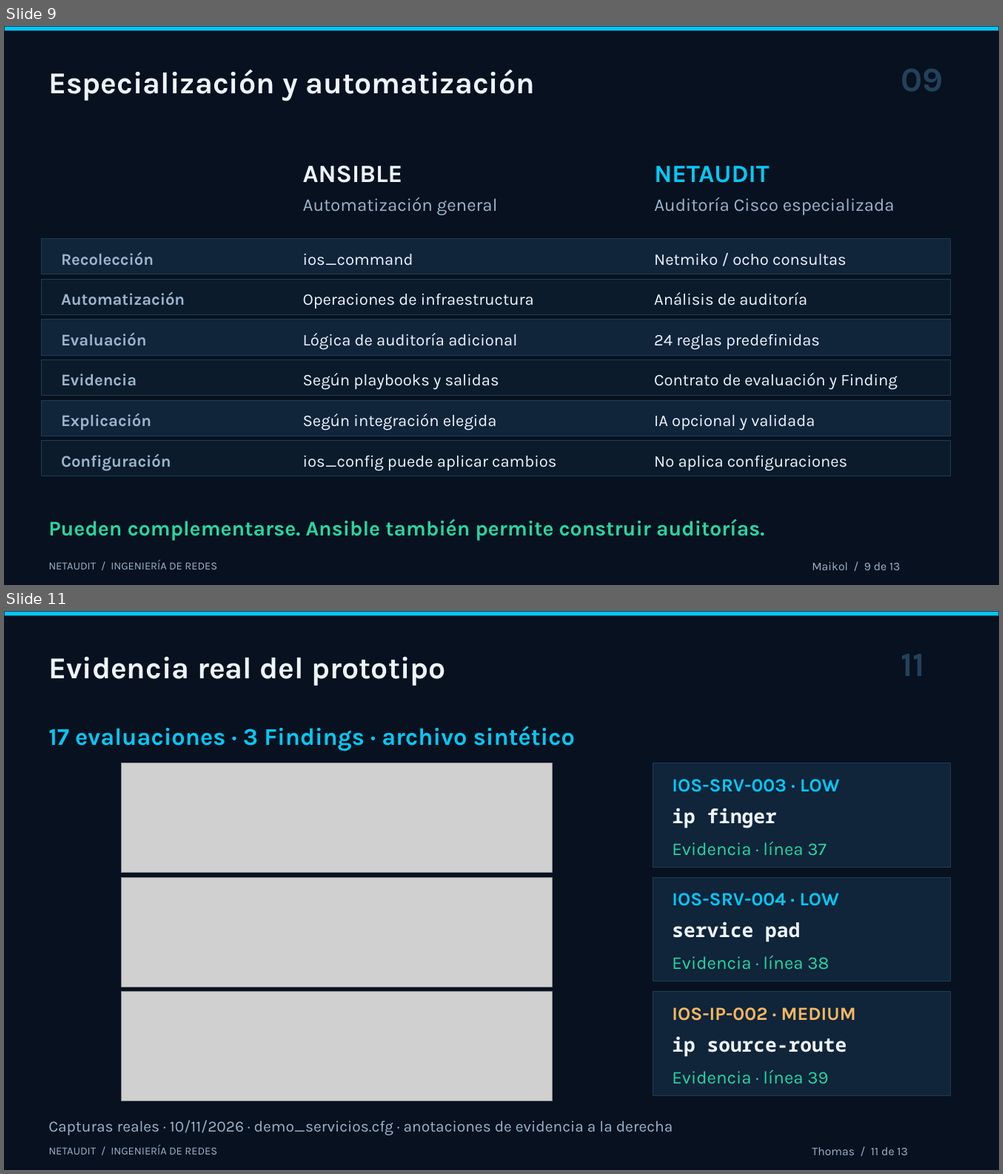
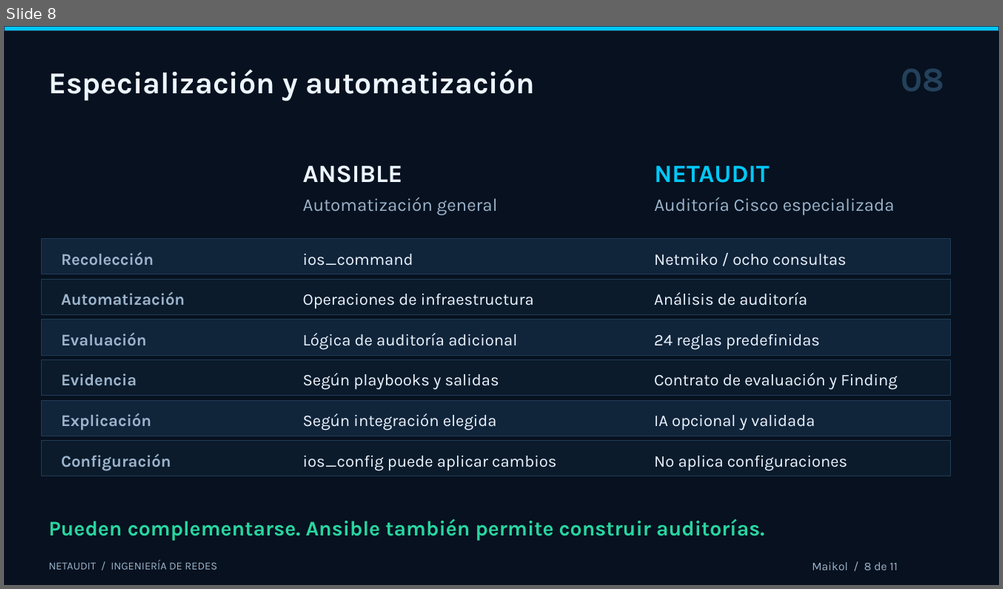
Before and after one commit to thomasdbs21/grupo-1, a slide deck: Entregables-APT/Fase-3/Presentacion/NetAudit_Defensa_Final_Comision_2026.pptx. Shown one above the other, each under a label of ours: slides 9 and 11 before the commit, slide 8 after it; the slides between them are not shown. The pictures are 1003x1174 and 1003x589 pixels, drawn with LibreOffice and Linux fonts; fonts in the diff are those of the drawing; grey boxes stand for pictures. Boxes give left, top, right and bottom in pixels: in the first picture for what was removed or moved away, otherwise in the second. Text is boxed around its words. In the diff, an @@ line names an element or a change of style, - is before the commit and + after.

```diff
--- a/Entregables-APT/Fase-3/Presentacion/NetAudit_Defensa_Final_Comision_2026.pptx
+++ b/Entregables-APT/Fase-3/Presentacion/NetAudit_Defensa_Final_Comision_2026.pptx
@@ slide 11 removed at [4, 611, 999, 1170], background #07111F @@
@@ rectangle removed at [4, 611, 999, 615] @@
@@ text removed at [900, 654, 925, 676] @@
-11
@@ text removed at [48, 657, 445, 686] @@
-Evidencia real del prototipo
@@ text removed at [48, 726, 575, 751] @@
-17 evaluaciones · 3 Findings · archivo sintético
@@ picture removed at [121, 763, 552, 873] @@
@@ rectangle removed at [653, 763, 950, 868] @@
@@ text removed at [671, 779, 839, 792] @@
-IOS-SRV-003 · LOW
@@ text removed at [671, 808, 777, 829] @@
-ip finger
@@ text removed at [671, 842, 826, 856] @@
-Evidencia · línea 37
@@ picture removed at [121, 877, 552, 987] @@
@@ rectangle removed at [653, 877, 950, 982] @@
@@ text removed at [671, 893, 839, 906] @@
-IOS-SRV-004 · LOW
@@ text removed at [671, 922, 800, 943] @@
-service pad
@@ text removed at [671, 956, 828, 970] @@
-Evidencia · línea 38
@@ picture removed at [121, 991, 552, 1101] @@
@@ rectangle removed at [653, 991, 950, 1096] @@
@@ text removed at [671, 1008, 856, 1021] @@
-IOS-IP-002 · MEDIUM
@@ text removed at [671, 1037, 847, 1057] @@
-ip source-route
@@ text removed at [671, 1071, 828, 1085] @@
-Evidencia · línea 39
@@ text removed at [48, 1120, 673, 1136] @@
-Capturas reales · 10/11/2026 · demo_servicios.cfg · anotaciones de evidencia a la derecha
@@ text removed at [48, 1145, 217, 1155] @@
-NETAUDIT / INGENIERÍA DE REDES
@@ text removed at [811, 1147, 908, 1156] @@
-Thomas / 11 de 13
@@ what was slide 9 is now slide 8 @@
@@ slide 8 changed as well @@
@@ text at [900, 69, 944, 91]: text changed @@
-09
+08
@@ text at [811, 562, 897, 571]: text changed @@
-Maikol / 9 de 13
+Maikol / 8 de 11
```
Also in this commit, not shown: 4 other slides changed, 6 slides added, 7 other slides removed, 1 other file.
